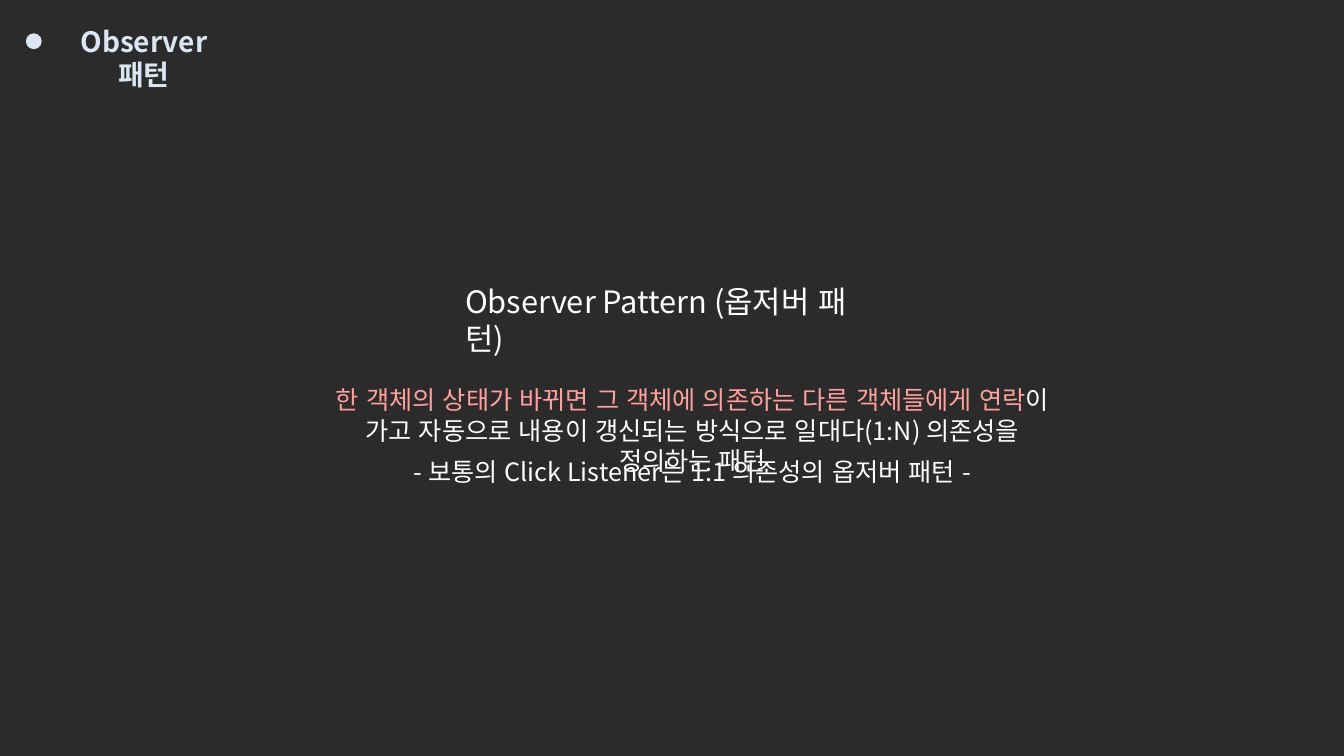
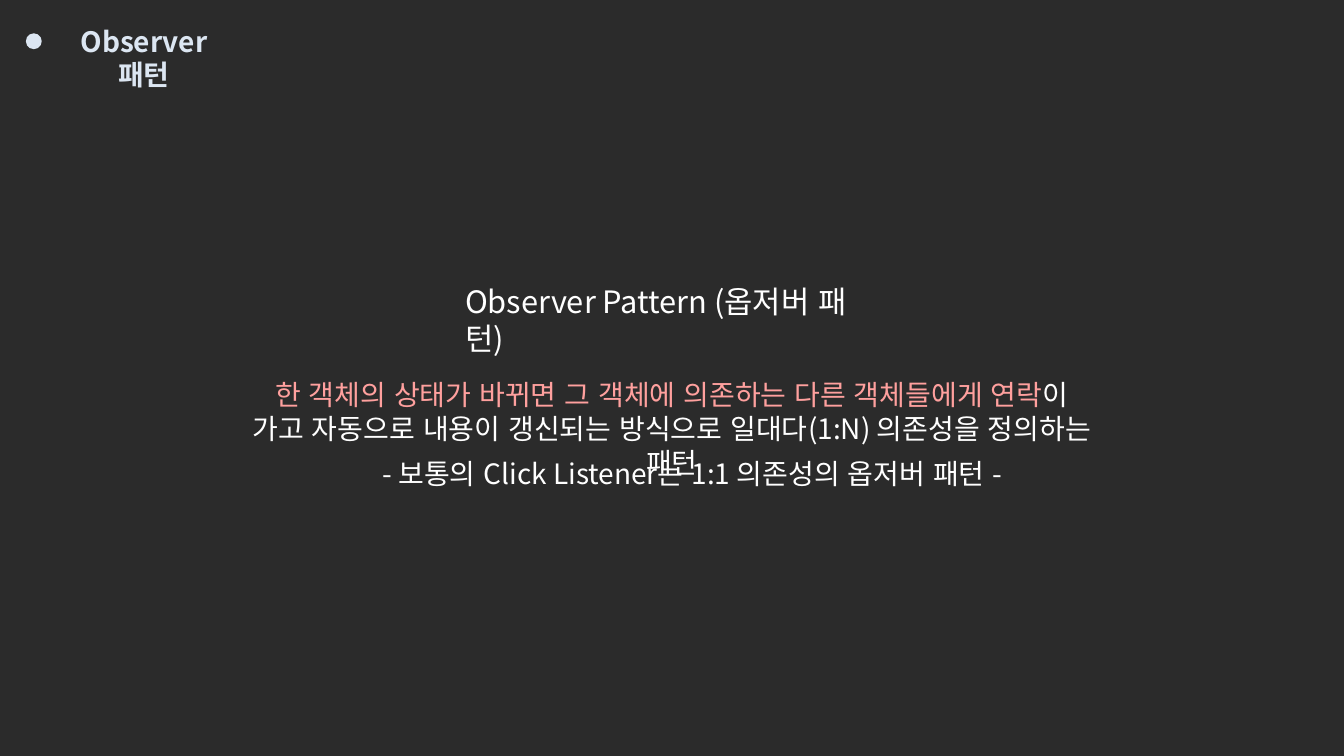
Before and after one commit to ninetyfivejae/DesignPattern_Seminar, a slide deck: slide 17 of 세미나 PPT (주요 디자인패턴을 활용한 구조화 & 모듈화 ).pptx. Drawn at 1344x756 pixels with LibreOffice and Linux fonts; fonts in the diff are those of the drawing; background and template pictures are left out; a plain dark background stands for a picture behind light text. Boxes give left, top, right and bottom in pixels: in the first picture for what was removed or moved away, otherwise in the second. Text is boxed around its words. In the diff, an @@ line names an element or a change of style, - is before the commit and + after.

```diff
--- a/세미나 PPT (주요 디자인패턴을 활용한 구조화 & 모듈화 ).pptx
+++ b/세미나 PPT (주요 디자인패턴을 활용한 구조화 & 모듈화 ).pptx
@@ text "한 객체의 상태가 바뀌면 그 ..." at box(253, 382, 1091, 445): size 18 to 20 pt @@
@@ text "한 객체의 상태가 바뀌면 그 ...": place and size @@
-text "한 객체의 상태가 바뀌면 그 ..." at box(336, 388, 1049, 445)
+text "한 객체의 상태가 바뀌면 그 ..." at box(253, 382, 1091, 445)
@@ text "- 보통의 Click Listener는 1:1 ..." at box(692, 456, 985, 487): size 18 to 20 pt @@
```
Also in this commit, not shown: 4 other slides changed, 9 other files.
